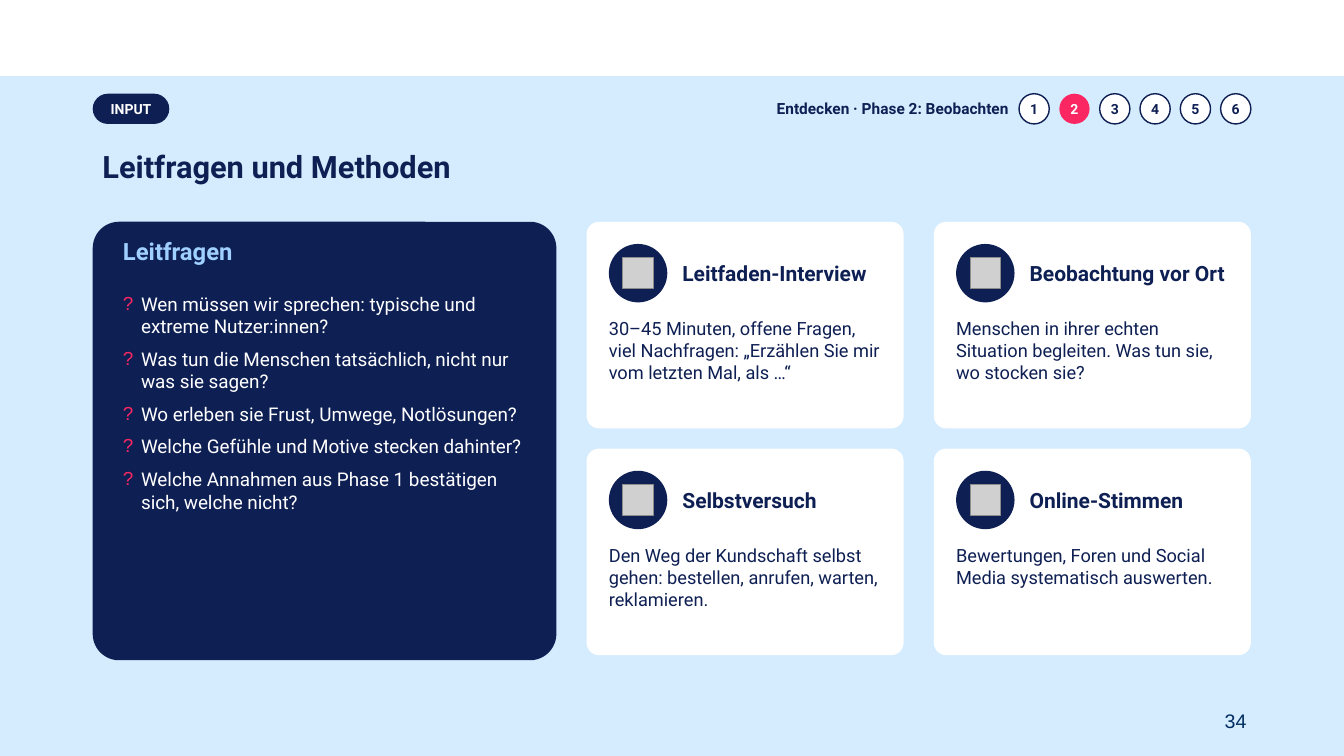
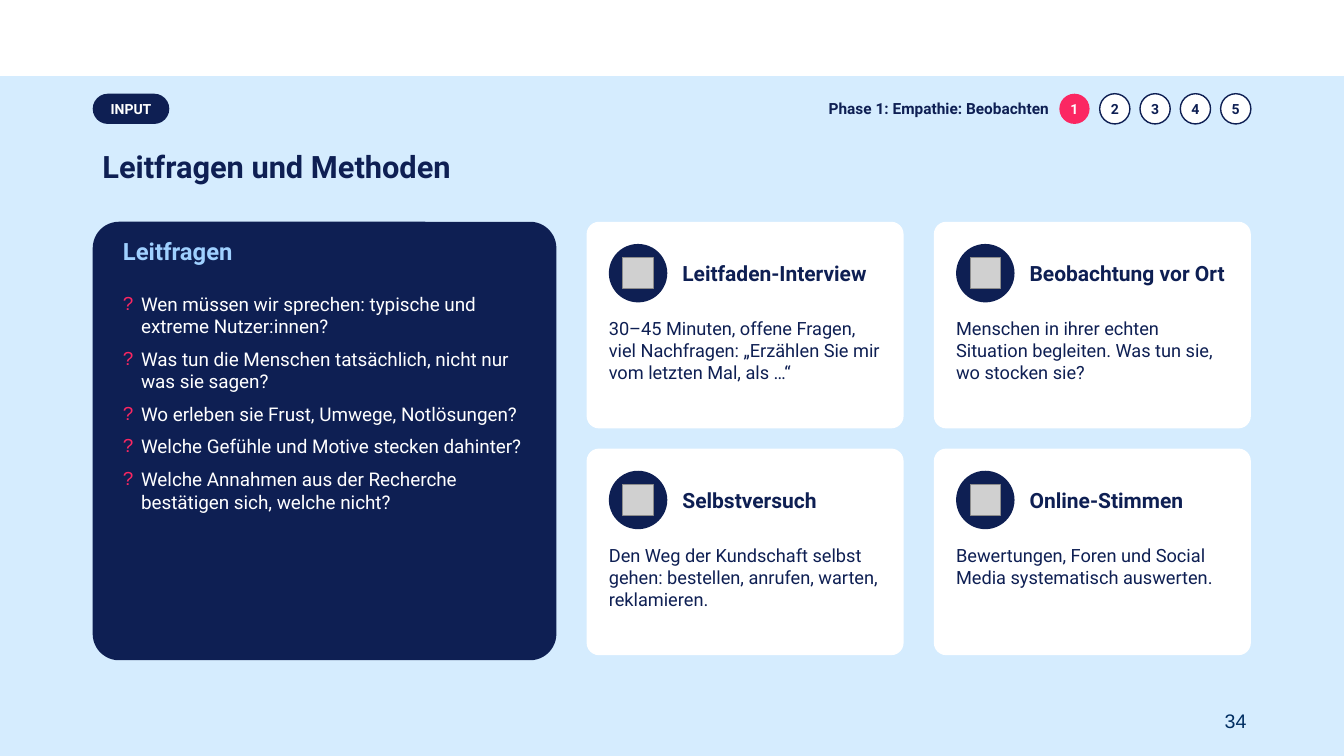
Before and after one commit to nina-nue/NKN, a slide deck: slide 34 of workshop-ki-fuer-kmu/KI-INNOVATION_Teil1_2026-11-03.pptx. Drawn at 1344x756 pixels with LibreOffice and Linux fonts; fonts in the diff are those of the drawing; grey boxes stand for pictures; background and template pictures are left out. Boxes give left, top, right and bottom in pixels: in the first picture for what was removed or moved away, otherwise in the second. Text is boxed around its words. In the diff, an @@ line names an element or a change of style, - is before the commit and + after.

```diff
--- a/workshop-ki-fuer-kmu/KI-INNOVATION_Teil1_2026-11-03.pptx
+++ b/workshop-ki-fuer-kmu/KI-INNOVATION_Teil1_2026-11-03.pptx
@@ text at (829,102,1049,117): text changed @@
-Entdecken · Phase 2: Beobachten
+Phase 1: Empathie: Beobachten
@@ ellipse "1" at (1060,94,1090,124): text colour #0E1F53 to #FFFFFF; fill #FFFFFF to #FB2762; outline #0E1F53 1 pt to none @@
@@ ellipse "2" at (1100,94,1130,124): text colour #FFFFFF to #0E1F53; fill #FB2762 to #FFFFFF; outline none to #0E1F53 1 pt @@
@@ 5 ellipses: place and size @@
-5 ellipses at (1019,94,1211,124)
+5 ellipses at (1060,94,1251,124)
@@ text at (141,471,457,513): text changed @@
-? Welche Annahmen aus Phase 1 bestätigen sich, welche nicht?
+? Welche Annahmen aus der Recherche bestätigen sich, welche nicht?
```
Also in this commit, not shown: 36 other slides changed, 3 other files.
